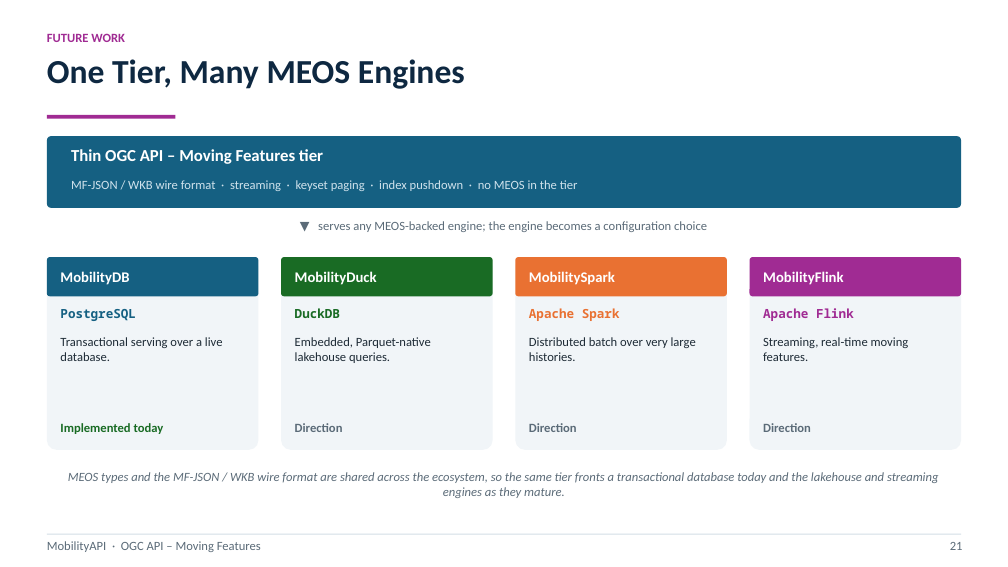
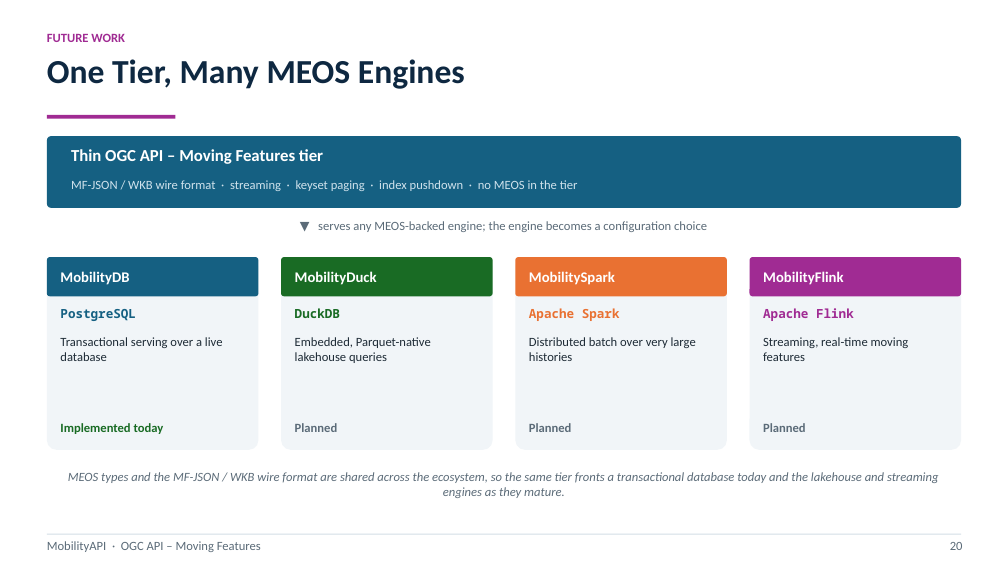
Before and after one commit to MobilityDB/MobilityAPI, a slide deck: slide 23 of MobilityAPIV5.pptx (slide 24 before the commit). Drawn at 1008x567 pixels with LibreOffice and Linux fonts; fonts in the diff are those of the drawing. Boxes give left, top, right and bottom in pixels: in the first picture for what was removed or moved away, otherwise in the second. Text is boxed around its words. In the diff, an @@ line names an element or a change of style, - is before the commit and + after.

```diff
--- a/MobilityAPIV5.pptx
+++ b/MobilityAPIV5.pptx
@@ text at (529,337,696,361): text changed @@
-Distributed batch over very large histories.
+Distributed batch over very large histories
@@ text at (295,423,338,432): text changed @@
-Direction
+Planned
@@ text at (529,423,572,432): text changed @@
-Direction
+Planned
@@ text at (763,423,806,432): text changed @@
-Direction
+Planned
@@ text at (950,542,963,550): text changed @@
-21
+20
```
Also in this commit, not shown: 6 other slides changed, 1 slide removed, 1 other file.
